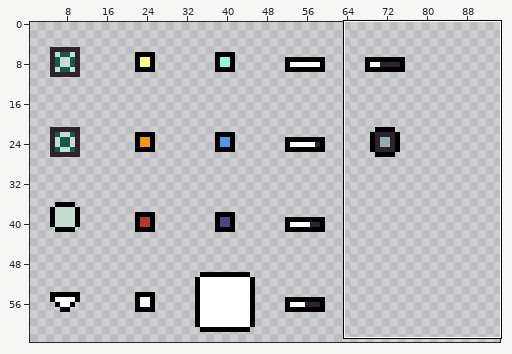
Pixel-art file, stored at Project Games/TastyRoad/Assets/Sprites/Ingame_UI.aseprite. Above, an overview of the earlier version with the close-up marked.
Close-up. As it was:
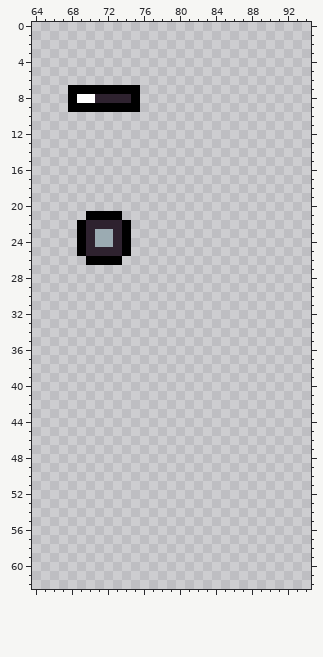
112x64 pixels, 1 frame. Shown: x 64..94, y 0..62. The wide view leaves out empty margins.
After the commit:
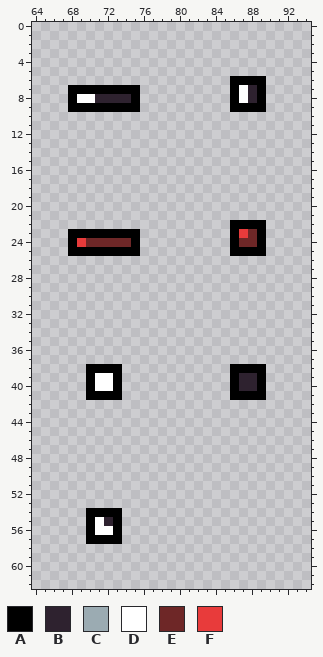
Palette (. is transparent): A #000000  B #2e222f  C #9babb2  D #ffffff  E #6e2727  F #e83b3b
The exact change:
y 6: x 86..89 .... -> AAAA
y 7..8: x 86..89 .... -> ADBA
y 9: x 86..89 .... -> AAAA
y 21: x 70..73 AAAA -> ....
y 22: x 69..74 ABBBBA -> ......; x 86..89 .... -> AAAA
y 23: x 68 . -> A; x 70..73 BCCB -> AAAA; x 75 . -> A; x 86..89 .... -> AFEA
y 24: x 68..75 .ABCCBA. -> AFEEEEEA; x 86..89 .... -> AEEA
y 25: x 68 . -> A; x 70..73 BBBB -> AAAA; x 75 . -> A; x 86..89 .... -> AAAA
y 26: x 70..73 AAAA -> ....
y 38: x 70..73 .... -> AAAA; x 86..89 .... -> AAAA
y 39..40: x 70..73 .... -> ADDA; x 86..89 .... -> ABBA
y 41: x 70..73 .... -> AAAA; x 86..89 .... -> AAAA
y 54: x 70..73 .... -> AAAA
y 55: x 70..73 .... -> ADBA
y 56: x 70..73 .... -> ADDA
y 57: x 70..73 .... -> AAAA
Changed places in both close-ups, as pixel boxes (x1, y1, x2, y2):
added: (230, 76, 266, 112)
changed: (68, 211, 140, 265)
added: (230, 220, 266, 256)
added: (86, 364, 122, 400)
added: (230, 364, 266, 400)
added: (86, 508, 122, 544)
